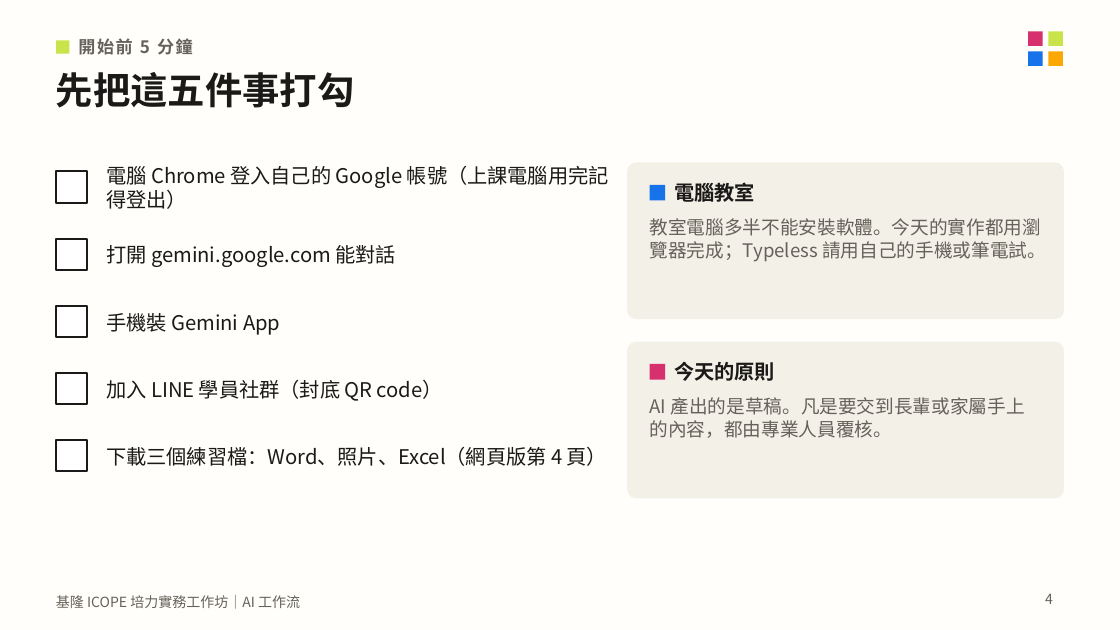
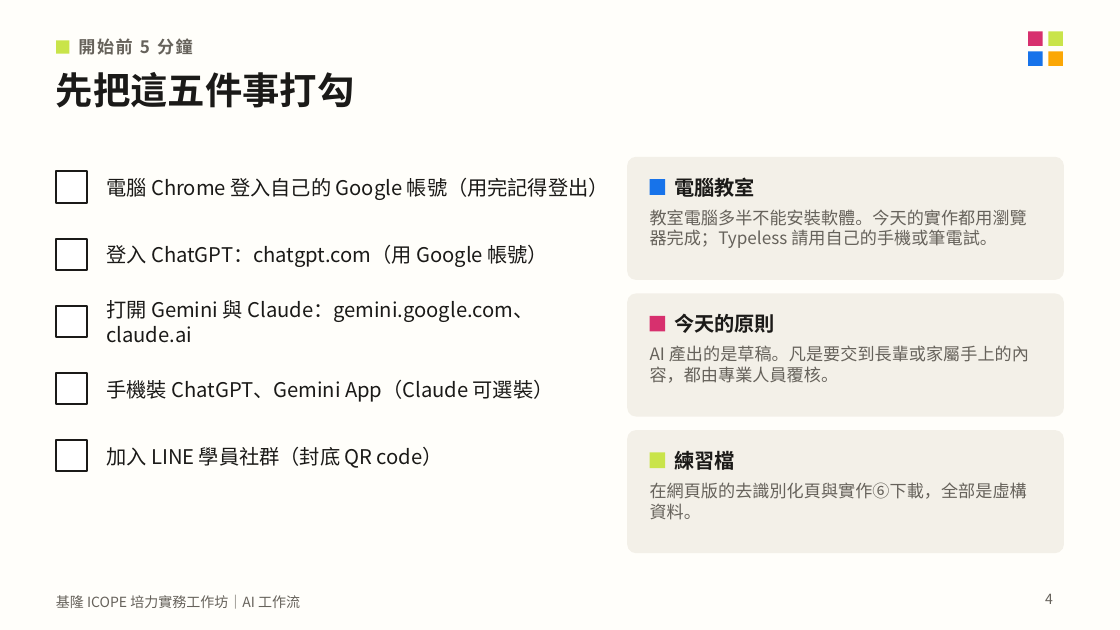
Before and after one commit to mattsue1003/keelung-icope-ai, a slide deck: slide 4 of 基隆ICOPE_AI工作坊_講義.pptx. Drawn at 1120x630 pixels with LibreOffice and Linux fonts; fonts in the diff are those of the drawing. Boxes give left, top, right and bottom in pixels: in the first picture for what was removed or moved away, otherwise in the second. Text is boxed around its words. In the diff, an @@ line names an element or a change of style, - is before the commit and + after.

```diff
--- a/基隆ICOPE_AI工作坊_講義.pptx
+++ b/基隆ICOPE_AI工作坊_講義.pptx
@@ text at bbox=[106, 178, 609, 200]: text changed @@
-電腦 Chrome 登入自己的 Google 帳號（上課電腦用完記得登出）
+電腦 Chrome 登入自己的 Google 帳號（用完記得登出）
@@ rounded rectangle: place and size @@
-rounded rectangle at bbox=[627, 162, 1064, 319]
+rounded rectangle at bbox=[627, 157, 1064, 280]
@@ rounded rectangle at bbox=[627, 157, 1064, 280]: proportions changed @@
@@ rectangle: place and size @@
-rectangle at bbox=[650, 185, 665, 200]
+rectangle at bbox=[650, 179, 665, 195]
@@ text "電腦教室": place and size @@
-text "電腦教室" at bbox=[674, 183, 755, 202]
+text "電腦教室" at bbox=[674, 178, 755, 197]
@@ text "教室電腦多半不能安裝軟體。今天的實作都用瀏覽器完成；Typeless 請用自己的手機或筆電試。": place and size @@
-text "教室電腦多半不能安裝軟體。今天的實作都用瀏覽器完成；Typeless 請用自己的手機或筆電試。" at bbox=[650, 218, 1046, 262]
+text "教室電腦多半不能安裝軟體。今天的實作都用瀏覽器完成；Typeless 請用自己的手機或筆電試。" at bbox=[650, 209, 1027, 248]
@@ text "教室電腦多半不能安裝軟體。今天的實作都用瀏覽器完成；Typeless 請用自己的手機或筆電試。" at bbox=[650, 209, 1027, 248]: size 12 to 11 pt @@
@@ text at bbox=[106, 245, 548, 267]: text changed @@
-打開 gemini.google.com 能對話
+登入 ChatGPT：chatgpt.com（用 Google 帳號）
@@ rounded rectangle at bbox=[627, 293, 1064, 417]: proportions changed @@
@@ rounded rectangle: place and size @@
-rounded rectangle at bbox=[627, 342, 1064, 498]
+rounded rectangle at bbox=[627, 293, 1064, 417]
@@ text at bbox=[106, 300, 534, 343]: text changed @@
-手機裝 Gemini App
+打開 Gemini 與 Claude：gemini.google.com、claude.ai
@@ rectangle: place and size @@
-rectangle at bbox=[650, 364, 665, 380]
+rectangle at bbox=[650, 316, 665, 332]
@@ text "今天的原則": place and size @@
-text "今天的原則" at bbox=[674, 362, 775, 381]
+text "今天的原則" at bbox=[674, 314, 775, 333]
@@ text "AI 產出的是草稿。凡是要交到長輩或家屬手上的內容，都由專業人員覆核。" at bbox=[650, 345, 1029, 383]: size 12 to 11 pt @@
@@ text "AI 產出的是草稿。凡是要交到長輩或家屬手上的內容，都由專業人員覆核。": place and size @@
-text "AI 產出的是草稿。凡是要交到長輩或家屬手上的內容，都由專業人員覆核。" at bbox=[650, 397, 1025, 438]
+text "AI 產出的是草稿。凡是要交到長輩或家屬手上的內容，都由專業人員覆核。" at bbox=[650, 345, 1029, 383]
@@ text added at bbox=[106, 380, 554, 402], 13 pt, text #1B1A18 @@
+手機裝 ChatGPT、Gemini App（Claude 可選裝）
@@ text "加入 LINE 學員社群（封底 QR code）": place and size @@
-text "加入 LINE 學員社群（封底 QR code）" at bbox=[106, 380, 443, 401]
+text "加入 LINE 學員社群（封底 QR code）" at bbox=[106, 447, 443, 468]
@@ text removed at bbox=[106, 447, 607, 466] @@
-下載三個練習檔：Word、照片、Excel（網頁版第 4 頁）
@@ rounded rectangle added at bbox=[627, 430, 1064, 553], fill #F3F0E8 @@
@@ rectangle added at bbox=[650, 452, 665, 468], fill #C9E44A @@
@@ text added at bbox=[674, 451, 735, 470], 13 pt, text #1B1A18, bold @@
+練習檔
@@ text added at bbox=[650, 482, 1027, 520], 11 pt, text #66625B @@
+在網頁版的去識別化頁與實作⑥下載，全部是虛構資料。
```
Also in this commit, not shown: 2 other slides changed, 4 other files.
